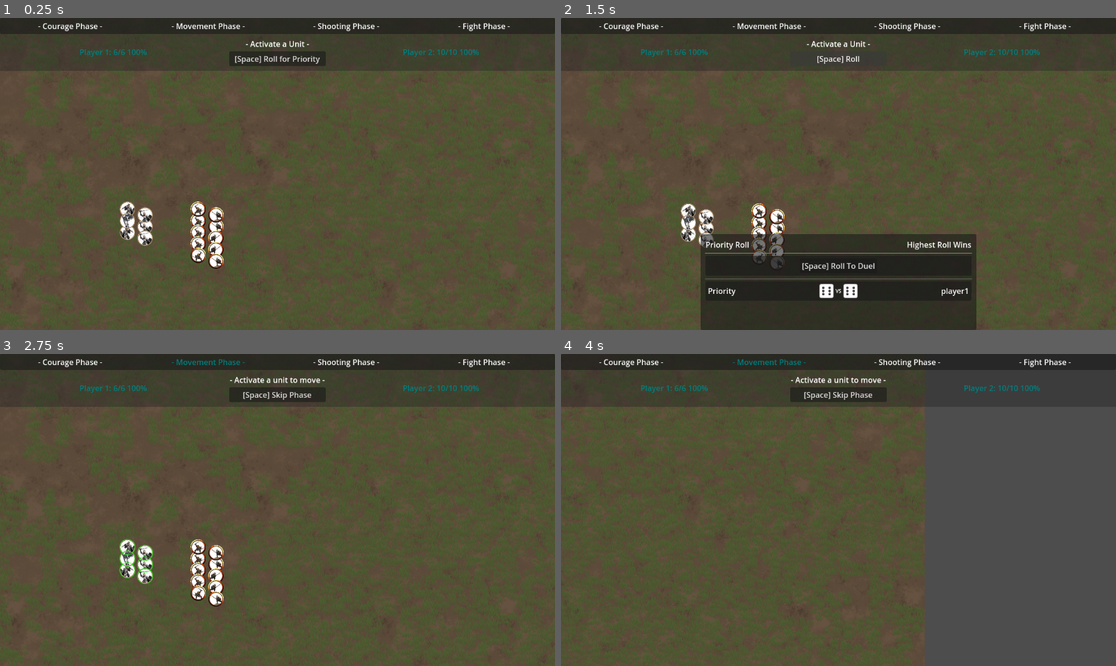
Above: before the commit, frames 1-4 (two rows, left to right).
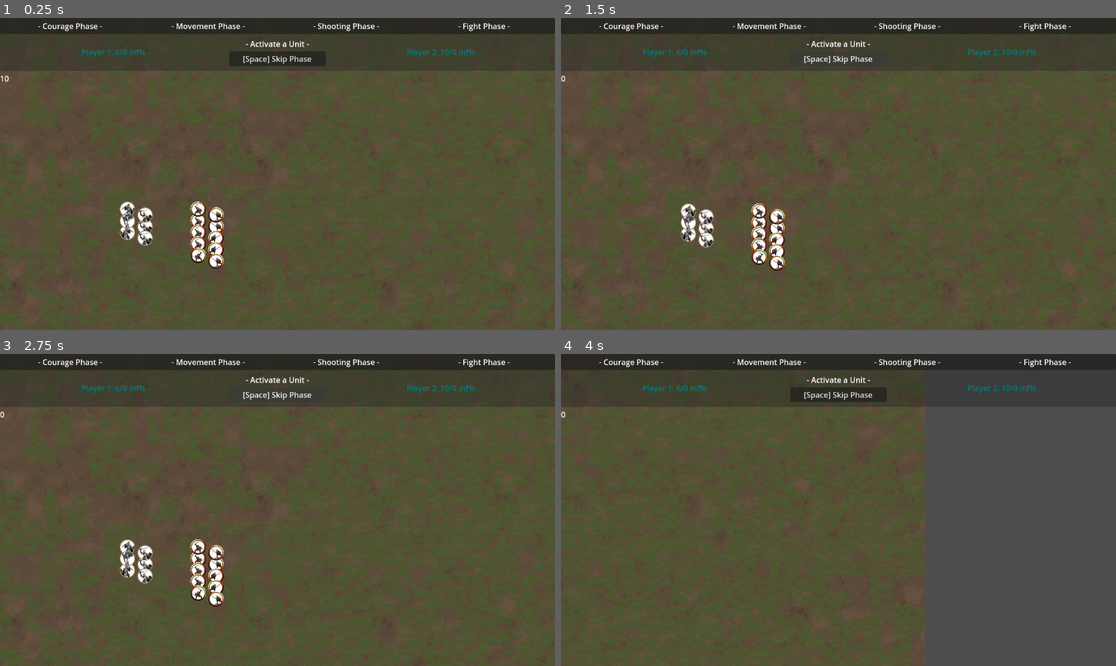
Above: after the commit, the same moments.

Repository: tharmoth/wargame
Game: Godot game, scene res://src/main.tscn
The game is run twice, just before and just after one commit, with the same random seed, the same clock (stepped at 60 frames per second) and the same inputs.
Inputs (mouse positions are in pixels of both pictures, inside the frame that each line leads up to):
- Up to frame 1 (0.25 s): no input
- Up to frame 2 (1.5 s): click "[Space] Roll for Priority" (after the commit: "[Space] Skip Phase") at 0.5 s; click "[Space] Roll" (after the commit: "[Space] Skip Phase") at 1.25 s
- Up to frame 3 (2.75 s): click "[Space] Roll To Duel" (after the commit: "[Space] Skip Phase") at 2 s
- Up to frame 4 (4 s): tap Enter at 2.75 s; move the mouse to (705, 563) at 2.77 s; hold D (right) 2.78-3.53 s; click (705, 563) at 2.85 s; move the mouse to (727, 525) at 3.52 s; hold S (down) from 3.53 s (still down); tap Mouse wheel down (MWD) at 3.6 s; click (727, 525) at 3.8 s

The runs differ from the first frame. In frame 1, 0.4% of the frame differs, in the area x 0-87%, y 10-21%; in frame 2, 16%, in the area x 0-87%, y 10-100%; in frame 3, 0.7%; in frame 4, 0.5%.
Error after the commit: Parse Error: Too many arguments for "get_valid_tiles()" call. Expected at most 1 but received 2. (res://src/rpg/phases/movement_phase.gd:44)

Commit message:
Refactor movement logic to fix distance calc for hex grids.

Diff:
--- /dev/null
+++ b/src/DistanceTest.gd
@@ -0,0 +1,10 @@
+extends Label
+
+var pos : Vector2i
+
+
+# Called every frame. 'delta' is the elapsed time since the previous frame.
+func _process(delta: float) -> void:
+	if Input.is_action_just_pressed("left_click"):
+		pos = SKTileMap.Instance.global_to_map(get_global_mouse_position())
+	text = str(SKTileMap.Instance.map_distance(pos, SKTileMap.Instance.global_to_map(get_global_mouse_position())))
--- a/src/main.tscn
+++ b/src/main.tscn
@@ -23,6 +23,7 @@
 [ext_resource type="AudioStream" uid="uid://bc0ommhcdp18r" path="res://data/sfx/dice3.wav" id="17_l51fq"]
 [ext_resource type="Script" path="res://src/sk/pan_camera.gd" id="17_xtrf0"]
 [ext_resource type="AudioStream" uid="uid://b30dy7bgwi3qw" path="res://data/sfx/ui/rollover3.ogg" id="19_dxgiq"]
+[ext_resource type="Script" path="res://src/DistanceTest.gd" id="20_l7w0b"]
 [ext_resource type="Script" path="res://src/gui/button_pressed_player.gd" id="20_uuwsb"]
 [ext_resource type="AudioStream" uid="uid://b3bgd7by7weqk" path="res://data/sfx/stab/zapsplat_warfare_sword_blade_tip_stab_dig_into_earth_soil_mud_009_93653.mp3" id="21_y7mm8"]
 [ext_resource type="AudioStream" uid="uid://qcebp044kvem" path="res://data/sfx/stab/zapsplat_warfare_sword_stab_into_body_flesh_light_squelch_93748.mp3" id="22_3w8ta"]
@@ -591,6 +592,11 @@
 horizontal_alignment = 1
 script = ExtResource("17_fpiss")
 player = 1
+
+[node name="Label" type="Label" parent="Gui/Control/NextPhaseGui"]
+layout_mode = 2
+text = "Test"
+script = ExtResource("20_l7w0b")
 
 [node name="FightGui" type="HBoxContainer" parent="Gui/Control/NextPhaseGui"]
 unique_name_in_owner = true
--- a/src/rpg/movement.gd
+++ b/src/rpg/movement.gd
@@ -18,53 +18,7 @@
 
 	return positions
 
-static func _grid_to_map(grid: Array, xmin: int, y_min: int) -> Array[Vector2i]:
-	var valid_points_map : Array[Vector2i] = []
-	for x : int in range(0, len(grid)):
-		for y : int in range(0, len(grid[0])):
-			valid_points_map.append(Vector2i(x, y) + Vector2i(xmin, y_min))
-	return valid_points_map
-
-static func _map_to_grid(tiles: Array[Vector2i]) -> Dictionary:
-	# find the max and min map coords.
-	var x_max : int = Utils.INT_MIN
-	var x_min : int = Utils.INT_MAX
-	var y_max : int = Utils.INT_MIN
-	var y_min : int = Utils.INT_MAX
-	for point : Vector2i in tiles:
-		if point.x > x_max: x_max = point.x
-		if point.x < x_min: x_min = point.x
-		if point.y > y_max: y_max = point.y
-		if point.y < y_min: y_min = point.y
-
-	var width : int = x_max - x_min
-	var height : int = y_max - y_min
-
-	var valid_tiles_map_zeroed : Array[Vector2i]  = []
-	for point : Vector2i in tiles:
-		valid_tiles_map_zeroed.append(point - Vector2i(x_min, y_min))
-
-	# Map the list of valid points to a grid based at 0, 0 where valid tiles are 1 and invalid are 0
-	var grid : Array = []
-	for x : int in range(0, width + 1):
-		var row : Array[int] = []
-		for y : int in range(0, height + 1):
-			# In radius
-			if valid_tiles_map_zeroed.find(Vector2i(x, y)) == -1:
-				row.append(0)
-			# Not in radius
-			else:
-				row.append(1)
-		grid.append(row)
-
-	var result : Dictionary = {}
-	result["grid"] = grid
-	result["x_min"] = x_min
-	result["y_min"] = y_min
-
-	return result
-
-static func get_valid_tiles(node: Unit, debug : bool = false) -> Array[Vector2i]:
+static func get_valid_tiles(node: Unit) -> Array[Vector2i]:
 	var distance : int = node.stats.movement
 	var team: String  = node.team
 
@@ -76,102 +30,48 @@
 		if current == null || current == node:
 			valid_tiles_map.append(map_tile)
 
-	var result: Dictionary = _map_to_grid(valid_tiles_map)
-	var grid: Array = result["grid"]
-	var conversion : Vector2i = Vector2i(result["x_min"], result["y_min"])
+	# Initalize a dictionary to store the distance from the starting node to each node
+	var distance_dictionary : Dictionary = {}
+	for tile : Vector2i in valid_tiles_map:
+		distance_dictionary[tile] = -1
+	distance_dictionary[node.get_map_position()] = 0
 
+	# Fill out the dictionary with the enemy teams ZOC
 	var zoc: Array[Vector2i] = get_team_zoc(team)
 	for i : int in range(len(zoc)):
-		zoc[i] = zoc[i] - Vector2i(result["x_min"], result["y_min"])
+		if distance_dictionary.has(zoc[i]):
+			distance_dictionary[zoc[i]] = -2
 
-	for x : int in range(0, len(grid)):
-		for y : int in range(0, len(grid[0])):
-			if zoc.find(Vector2i(x, y)) != -1:
-				grid[x][y] = -2
-			elif grid[x][y] == 1:
-				grid[x][y] = -1
-			elif grid[x][y] == 0:
-				grid[x][y] = -2
+	_flood_fill_distance(distance_dictionary)
 
-	# Perform a flood fill and set any values that are more than the movement distnace away to invalid
-	_flood_fill_distance(grid, Vector2i(len(grid) / 2, len(grid[0]) / 2), conversion)
+	# Translate the dictionary to a list of valid points
+	var valid_points_map : Array[Vector2i] = []
+	for key : Vector2i in distance_dictionary.keys():
+		if distance_dictionary[key] > -1 and distance_dictionary[key] <= distance:
+			valid_points_map.append(key)
 
-	for map_pos : Vector2i in zoc:
-		for direction : Vector2i in SKTileMap.get_adjacent_cells(map_pos):
-			var neighbor : Vector2i = map_pos + direction
-			# If the point is in the grid
-			if neighbor.x >= 0 and neighbor.x < len(grid) and neighbor.y >= 0 and neighbor.y < len(grid[0]) \
-			and map_pos.x >= 0 and map_pos.x < len(grid) and map_pos.y >= 0 and map_pos.y < len(grid[0]):
-				# if it is within range to move into
-				if grid[neighbor.x][neighbor.y] < distance and grid[neighbor.x][neighbor.y] > -1:
-					grid[map_pos.x][map_pos.y] = distance
-
-	# Print the grid for debug
-	if debug: _print_grid(grid)
-
-	# map the grid of values back to a list of valid points
-	var valid_points_map : Array[Vector2i] = []
-	for x : int in range(0, len(grid)):
-		for y : int in range(0, len(grid[0])):
-			if grid[x][y] < 0:
-				continue
-			if grid[x][y] > distance:
-				continue
-			valid_points_map.append(Vector2i(x, y) + Vector2i(result["x_min"], result["y_min"]))
+	# For each ZOC point check if there is an adjacent valid point if so add the ZOC point to the valid points
+	for zoc_point : Vector2i in zoc:
+		for direction : Vector2i in SKTileMap.get_adjacent_cells(zoc_point):
+			var neighbor : Vector2i = zoc_point + direction
+			if distance_dictionary.has(neighbor) and distance_dictionary[neighbor] > -1 and distance_dictionary[neighbor] <= distance:
+				valid_points_map.append(zoc_point)
+				break
 
 	return valid_points_map
 
-# static func _grow(grid: Array) -> void:
-# 	var rows: int = grid.size()
-# 	var cols: int = grid[0].size()
-
-# 	for x : int in range(0, rows):
-# 		for y : int in range(0, cols):
-# 			if grid[x][y] == 0:
-# 				continue
-
-# 			for direction : Vector2 in DIRECTIONS:
-# 				var neighbor : Vector2 = Vector2(x, y) + direction
-# 				if neighbor.x >= 0 and neighbor.x < rows and neighbor.y >= 0 and neighbor.y < cols:
-# 					if grid[neighbor.x][neighbor.y] == 0:
-# 						grid[x][y] = 2
-
-# 	for x : int in range(0, rows):
-# 		for y : int in range(0, cols):
-# 			if grid[x][y] == 2:
-# 				grid[x][y] = 0
-
-static func _flood_fill_distance(grid: Array, center: Vector2i, conversion : Vector2i) -> void:
-	var rows: int = grid.size()
-	var cols: int = grid[0].size()
-
-	# Create a queue for flood fill
-	var queue: Array[Variant] = []
-
-	# Add the center to the queue
-	queue.append(center)
-	grid[center.x][center.y] = 0  # Distance at center is 0
-
-	# Define DIRECTIONS for moving up, down, left, right
-	#var DIRECTIONS = [Vector2(0, 1), Vector2(1, 0), Vector2(0, -1), Vector2(-1, 0), Vector2(1, 1), Vector2(1, -1), Vector2(-1, 1), Vector2(-1, -1)]
+static func _flood_fill_distance(distance_dict : Dictionary) -> Dictionary:
+	var queue : Array[Vector2i] = []
+	queue.append(distance_dict.find_key(0))
 
 	while queue.size() > 0:
 		var current : Vector2i = queue.pop_front()
-		var current_distance : int = grid[current.x][current.y]
+		var current_distance : int = distance_dict[current]
 
-		for direction : Vector2i in SKTileMap.get_adjacent_cells(current + conversion):
+		for direction : Vector2i in SKTileMap.get_adjacent_cells(current):
 			var neighbor : Vector2i = current + direction
-			if neighbor.x >= 0 and neighbor.x < rows and neighbor.y >= 0 and neighbor.y < cols:
-				if grid[neighbor.x][neighbor.y] == -1:  # Check if unvisited
-					grid[neighbor.x][neighbor.y] = current_distance + 1
-					queue.append(neighbor)
+			if distance_dict.has(neighbor) and distance_dict[neighbor] == -1:
+				distance_dict[neighbor] = current_distance + 1
+				queue.append(neighbor)
 
-static func _print_grid(grid: Array) -> void:
-	var rows: int = grid.size()
-	var cols: int = grid[0].size()
-	for x : int in range(0, rows):
-		var string : String = ""
-		for y : int in range(0, cols):
-			string = string + " " + str(grid[x][y]).lpad(2)
-
-		print(string)
+	return distance_dict
--- a/src/rpg/phases/turn_manager.gd
+++ b/src/rpg/phases/turn_manager.gd
@@ -52,7 +52,7 @@
 	player1movement.team = "player1"
 	player1movement.name = "movement"
 
-	var player2movement : AIMovementPhase = AIMovementPhase.new()
+	var player2movement : MovementPhase = MovementPhase.new()
 	player2movement.team = "player2"
 	player2movement.name = "movement"
 
--- a/src/sk/sktilemap.gd
+++ b/src/sk/sktilemap.gd
@@ -76,23 +76,23 @@
 		for x : int in range(left, right + 1):
 			result.append(Vector2i(x, y))
 
-	return result
+	return map_range(center, radius)
 
-func line(p0 : Vector2i, p1 : Vector2i) -> Array[Vector2i]:
-	var points : Array[Vector2i] = []
-	var n: int = diagonal_distance(p0, p1)
-	for step : int in range(0, n + 1):
-		var t: float = 0.0 if n == 0 else float(step) / float(n)
-		points.append(round_point(lerp(Vector2(p0), Vector2(p1), t)))
-	return points
+# func line(p0 : Vector2i, p1 : Vector2i) -> Array[Vector2i]:
+# 	var points : Array[Vector2i] = []
+# 	var n: int = diagonal_distance(p0, p1)
+# 	for step : int in range(0, n + 1):
+# 		var t: float = 0.0 if n == 0 else float(step) / float(n)
+# 		points.append(round_point(lerp(Vector2(p0), Vector2(p1), t)))
+# 	return points
 
-func diagonal_distance(p0 : Vector2i, p1 : Vector2i) -> int:
-	var dx: int = p1.x - p0.x
-	var dy: int = p1.y - p0.y
-	return maxi(absi(dx), absi(dy))
+# func diagonal_distance(p0 : Vector2i, p1 : Vector2i) -> int:
+# 	var dx: int = p1.x - p0.x
+# 	var dy: int = p1.y - p0.y
+# 	return maxi(absi(dx), absi(dy))
 
-func round_point(p : Vector2) -> Vector2i:
-	return Vector2i(roundi(p.x), roundi(p.y))
+# func round_point(p : Vector2) -> Vector2i:
+# 	return Vector2i(roundi(p.x), roundi(p.y))
 
 func get_adjacent_units(map_position : Vector2i) -> Array[Unit]:
 	var entities : Array[Unit] = []
Not shown: 1 places in src/main.tscn that only renumber resources
